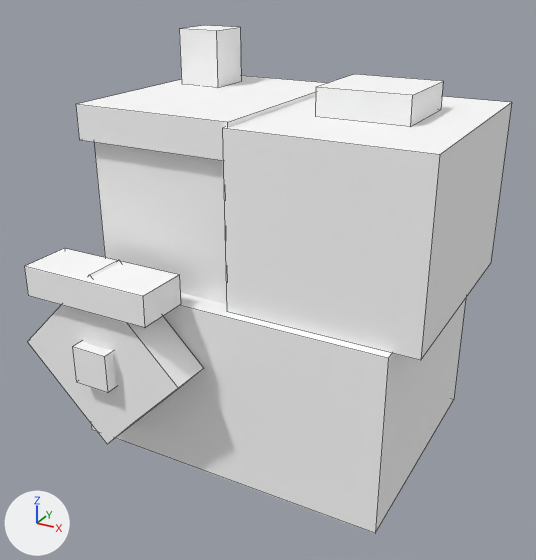
A saved change to the OBJ model src/main/resources/assets/frostedheart/models/item/stratadrill/diesel.obj.
Rendered twice from a 50 mm camera at (1.065, -1.134, 0.837) aimed at (0.735, -0.535, 0.537). The axes (+X, +Y, +Z) are drawn at lower left. The lights are the same throughout. The first picture is the older version. Mesh edges are drawn as thin lines. Where no turn or scale is listed for an object, it has been applied to the vertices.

The first picture shows 'element_24', 'element_25', 'element_26', 'element_27', 'element_28', 'element_29', 'element_30', 'element_31', 'element_32'.
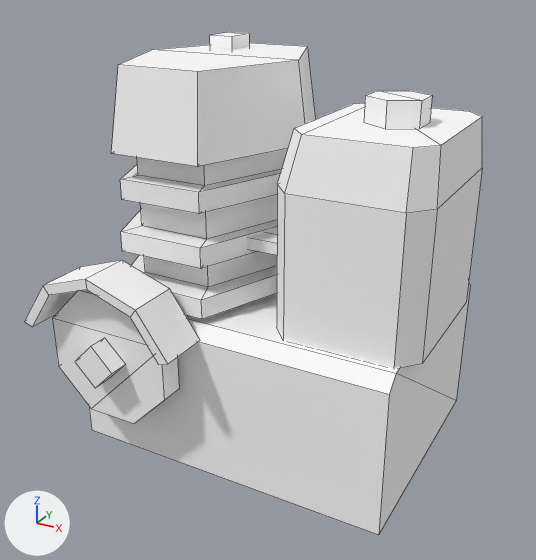
Diff of the bpy script that builds the scene:
```diff
--- a/src/main/resources/assets/frostedheart/models/item/stratadrill/diesel.obj.py
+++ b/src/main/resources/assets/frostedheart/models/item/stratadrill/diesel.obj.py
@@ me_element_24 @@
-me_element_24.from_pydata(...)  # 8 vertices, 6 faces; spans x 0.564..0.897, y -0.626..-0.374, z 0.356..0.538
+me_element_24.from_pydata(...)  # 12 vertices, 10 faces; spans x 0.564..0.9, y -0.626..-0.374, z 0.356..0.518
+# me_element_24 part 1
+# 6 vertices are removed from x 0.564..0.897, y -0.626..-0.374, z 0.356..0.538
+# 6 faces are deleted
+# 1 vertex moves within x 0.564, y -0.374, z 0.356
+# 4 vertices are added at (0.564, -0.374, 0.504), (0.564, -0.387, 0.517), (0.564, -0.613, 0.518), (0.564, -0.626, 0.504)
+# 6 new vertices lie (0.336, 0.0, 0.0) away from vertices in x 0.564, y -0.626..-0.374, z 0.356..0.518
+# 10 new faces join them
 me_element_24.materials.append(mat_cast_iron)
@@ me_element_25 @@
-me_element_25.from_pydata(...)  # 8 vertices, 5 faces; spans x 0.586..0.73, y -0.603..-0.397, z 0.531..0.676
+me_element_25.from_pydata(...)  # 84 vertices, 78 faces; spans x 0.568..0.758, y -0.618..-0.376, z 0.509..0.669
+# me_element_25 part 2: 8 vertices removed from x 0.586..0.73, y -0.603..-0.397, z 0.531..0.676; 84 vertices added at x 0.568..0.758, y -0.618..-0.376, z 0.509..0.669
 me_element_25.materials.append(mat_cast_iron)
@@ me_element_26 @@
-me_element_26.from_pydata(...)  # 8 vertices, 6 faces; spans x 0.576..0.74, y -0.612..-0.387, z 0.677..0.71
+me_element_26.from_pydata(...)  # 18 vertices, 14 faces; spans x 0.569..0.758, y -0.615..-0.379, z 0.669..0.747
+# me_element_26 part 3: the whole mesh is rebuilt
 me_element_26.materials.append(mat_cast_iron)
@@ me_element_27 @@
-me_element_27.from_pydata(...)  # 8 vertices, 6 faces; spans x 0.738..0.921, y -0.617..-0.383, z 0.538..0.706
+me_element_27.from_pydata(...)  # 24 vertices, 19 faces; spans x 0.772..0.914, y -0.606..-0.424, z 0.516..0.703
+# me_element_27 part 4: the whole mesh is rebuilt
 me_element_27.materials.append(mat_cast_iron)
@@ me_element_28 @@
-me_element_28.from_pydata(...)  # 8 vertices, 5 faces; spans x 0.7844..0.8712, y -0.5375..-0.4519, z 0.7056..0.7313
+me_element_28.from_pydata(...)  # 12 vertices, 8 faces; spans x 0.827..0.8768, y -0.5437..-0.4862, z 0.703..0.7262
+# me_element_28 part 5: the whole mesh is rebuilt
 me_element_28.materials.append(mat_cast_iron)
@@ me_element_29 @@
-me_element_29.from_pydata(...)  # 8 vertices, 5 faces; spans x 0.5925..0.6381, y -0.4662..-0.4187, z 0.7094..0.7656
+me_element_29.from_pydata(...)  # 8 vertices, 5 faces; spans x 0.6244..0.6513, y -0.4581..-0.4231, z 0.7231..0.76
+# me_element_29 part 6: the whole mesh is rebuilt
 me_element_29.materials.append(mat_cast_iron)
@@ me_element_30 @@
-me_element_30.from_pydata(...)  # 8 vertices, 6 faces; spans x 0.555..0.6931, y -0.68..-0.6262, z 0.5388..0.5688
+me_element_30.from_pydata(...)  # 28 vertices, 23 faces; spans x 0.5383..0.7117, y -0.675..-0.6231, z 0.4512..0.5688
+# me_element_30 part 7: the whole mesh is rebuilt
 me_element_30.materials.append(mat_cast_iron)
@@ me_element_31 @@
-me_element_31.from_pydata(...)  # 8 vertices, 6 faces; spans x 0.532..0.718, y -0.669..-0.628, z 0.385..0.571
+me_element_31.from_pydata(...)  # 16 vertices, 14 faces; spans x 0.559..0.691, y -0.657..-0.633, z 0.412..0.544
+# me_element_31 part 8: the whole mesh is rebuilt
 me_element_31.materials.append(mat_cast_iron)
@@ me_element_32 @@
-me_element_32.from_pydata(...)  # 8 vertices, 5 faces; spans x 0.6056..0.6444, y -0.6819..-0.6669, z 0.4588..0.4975
+me_element_32.from_pydata(...)  # 8 vertices, 5 faces; spans x 0.6022..0.6478, y -0.6775..-0.6574, z 0.4553..0.5009
+# me_element_32 part 9: the whole mesh is rebuilt
 me_element_32.materials.append(mat_cast_iron)
@@ me_element_58 @@
+me_element_58.from_pydata([(0.7144, -0.5412, 0.5781), (0.7144, -0.5412, 0.5906), (0.7775, -0.5412, 0.5906), (0.7775, -0.5412, 0.5781), (0.7144, -0.5619, 0.5906), (0.7775, -0.5619, 0.5906), (0.7144, -0.5619, 0.5781), (0.7775, -0.5619, 0.5781)], [], [(0, 1, 2, 3), (1, 4, 5, 2), (4, 6, 7, 5), (6, 0, 3, 7)])
+me_element_58.materials.append(mat_cast_iron)  # its picture is missing
@@ ob_element_58 @@
+ob_element_58 = bpy.data.objects.new('element_58', me_element_58)
+ob_element_58.location = (0.0, 0.0, 0.0)
```

Changed parts and their boxes [x1, y1, x2, y2] in the pictures (536 x 560 px):
'element_27', reshaped (29% narrower): before [222, 96, 512, 360]; after [277, 103, 482, 368]
'element_24', reshaped: before [91, 293, 466, 533]; after [89, 283, 470, 535]
'element_25', reshaped: before [94, 142, 226, 304]; after [120, 148, 288, 319]
'element_26', reshaped (18% narrower, 44% taller): before [76, 76, 326, 161]; after [112, 43, 316, 166]
'element_31', reshaped (28% narrower, 27% shorter): before [28, 260, 204, 444]; after [52, 290, 179, 424]
'element_30', reshaped: before [24, 248, 181, 328]; after [24, 260, 199, 365]
'element_28', reshaped (47% narrower, 28% shorter): before [315, 74, 443, 127]; after [364, 91, 432, 129]
'element_29', reshaped: before [179, 25, 241, 87]; after [209, 32, 249, 50]
'element_32', reshaped (13% wider): before [72, 341, 116, 393]; after [75, 338, 125, 388]
'element_58', added: after [248, 232, 277, 255]
